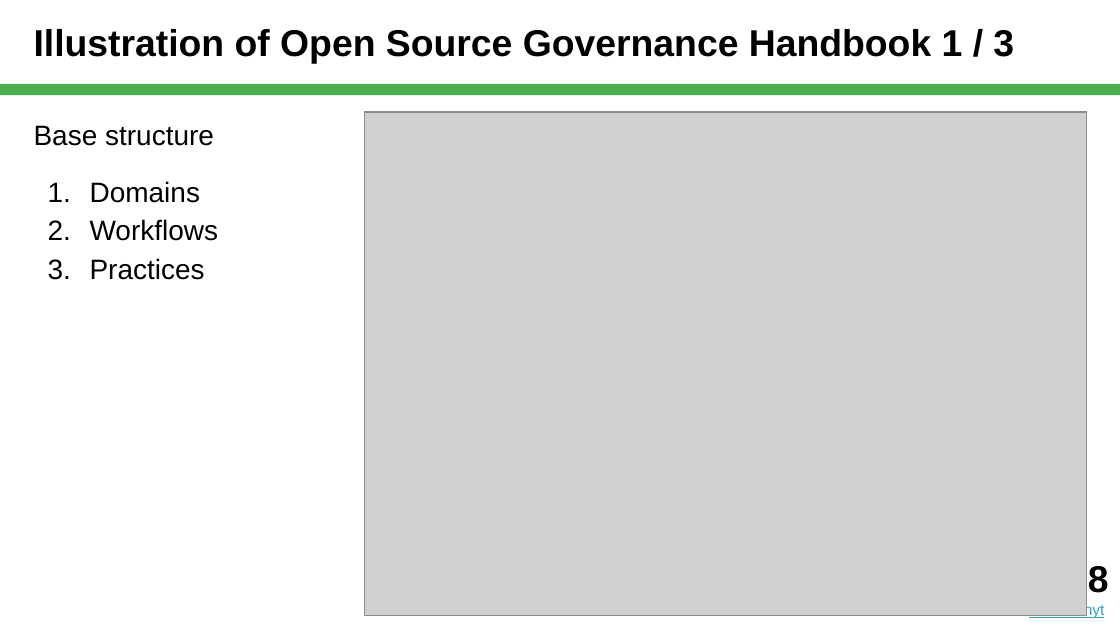
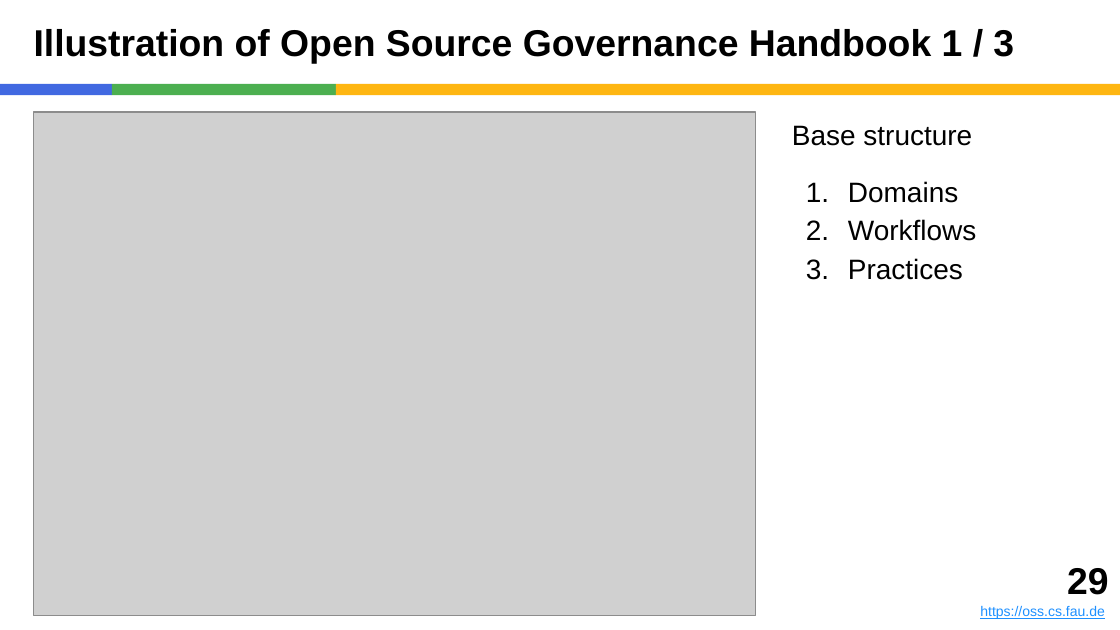
Before and after one commit to dirkriehle/nyt-course, a slide deck: slide 29 of Lecture slides/NYT C04 - Action Research.pptx (slide 28 before the commit). Drawn at 1120x630 pixels with LibreOffice and Linux fonts; fonts in the diff are those of the drawing; grey boxes stand for pictures. Boxes give left, top, right and bottom in pixels: in the first picture for what was removed or moved away, otherwise in the second. Text is boxed around its words. In the diff, an @@ line names an element or a change of style, - is before the commit and + after.

```diff
--- a/Lecture slides/NYT C04 - Action Research.pptx
+++ b/Lecture slides/NYT C04 - Action Research.pptx
@@ rectangle added at (x1=0, y1=84, x2=112, y2=95), fill #4169E1 @@
@@ rectangle added at (x1=112, y1=84, x2=336, y2=95), fill #4CAF50 @@
@@ rectangle resized from (x1=0, y1=84, x2=1120, y2=95) to (x1=336, y1=84, x2=1120, y2=95) @@
@@ rectangle at (x1=336, y1=84, x2=1120, y2=95): fill #4CAF50 to #FEB612 @@
@@ picture moved from (x1=364, y1=112, x2=1086, y2=616) to (x1=34, y1=112, x2=756, y2=616) @@
@@ text "Base structure" moved from (x1=34, y1=125, x2=218, y2=280) to (x1=792, y1=125, x2=976, y2=280) @@
@@ text added at (x1=980, y1=568, x2=1108, y2=619), 9 pt, text #1E90FF, underline @@
+29
+https://oss.cs.fau.de
@@ text removed at (x1=1029, y1=563, x2=1108, y2=619) @@
-28
-uni1.de/nyt
```
Also in this commit, not shown: 52 other slides changed, 1 slide added, 2 other files.
